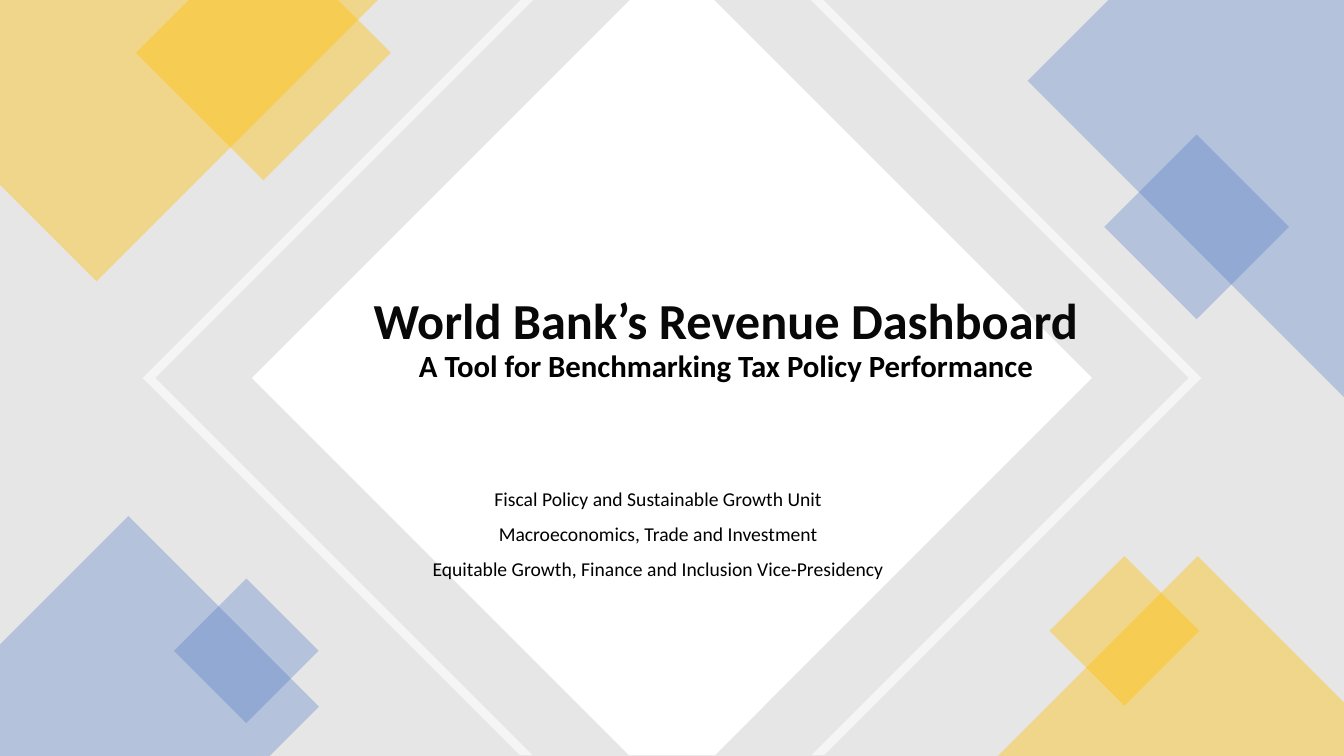
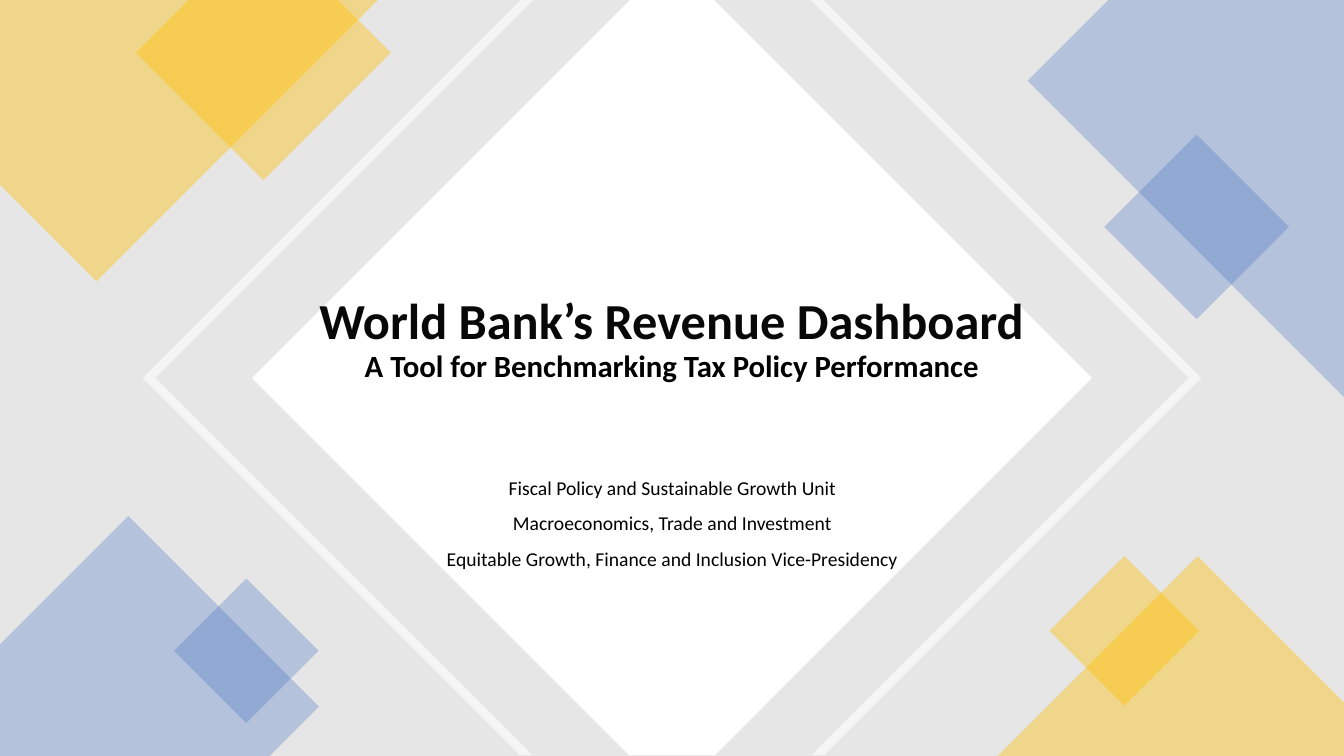
Before and after one commit to Revenue-Academy/Tax-Revenue-Dashboard, a slide deck: slide 1 of Tax Revenue Dashboard - Final.pptx. Drawn at 1344x756 pixels with LibreOffice and Linux fonts; fonts in the diff are those of the drawing. Boxes give left, top, right and bottom in pixels: in the first picture for what was removed or moved away, otherwise in the second. Text is boxed around its words. In the diff, an @@ line names an element or a change of style, - is before the commit and + after.

```diff
--- a/Tax Revenue Dashboard - Final.pptx
+++ b/Tax Revenue Dashboard - Final.pptx
@@ title "World Bank’s Revenue Dashboard A ...": place and size @@
-title "World Bank’s Revenue Dashboard A ..." at <box>374,302,1078,383</box>
+title "World Bank’s Revenue Dashboard A ..." at <box>319,302,1024,383</box>
@@ subtitle "Fiscal Policy and Sustainable Growth ...": place and size @@
-subtitle "Fiscal Policy and Sustainable Growth ..." at <box>433,492,883,580</box>
+subtitle "Fiscal Policy and Sustainable Growth ..." at <box>447,481,897,569</box>
```
Also in this commit, not shown: 9 other slides changed, 3 slides added, 2 slides removed, 5 other files.
